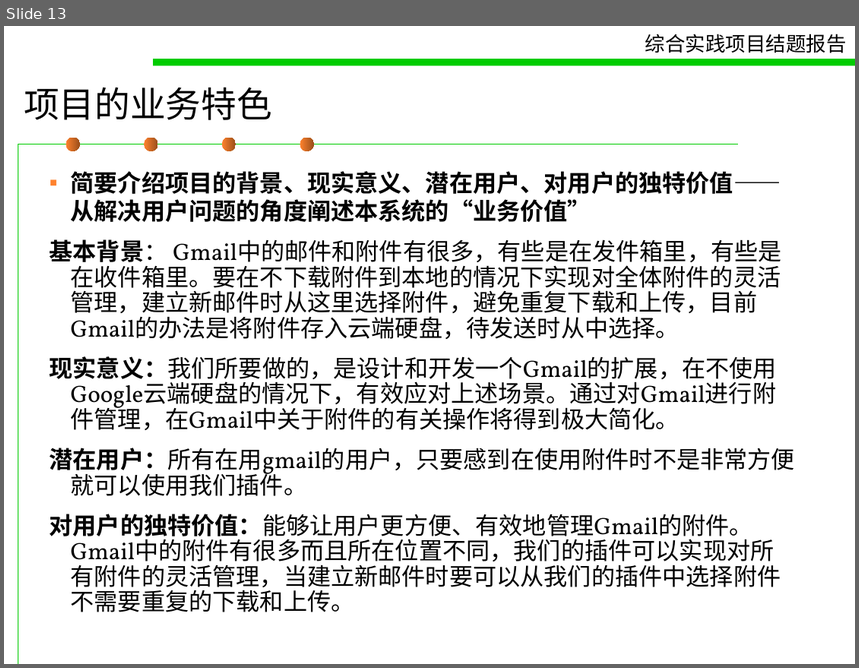
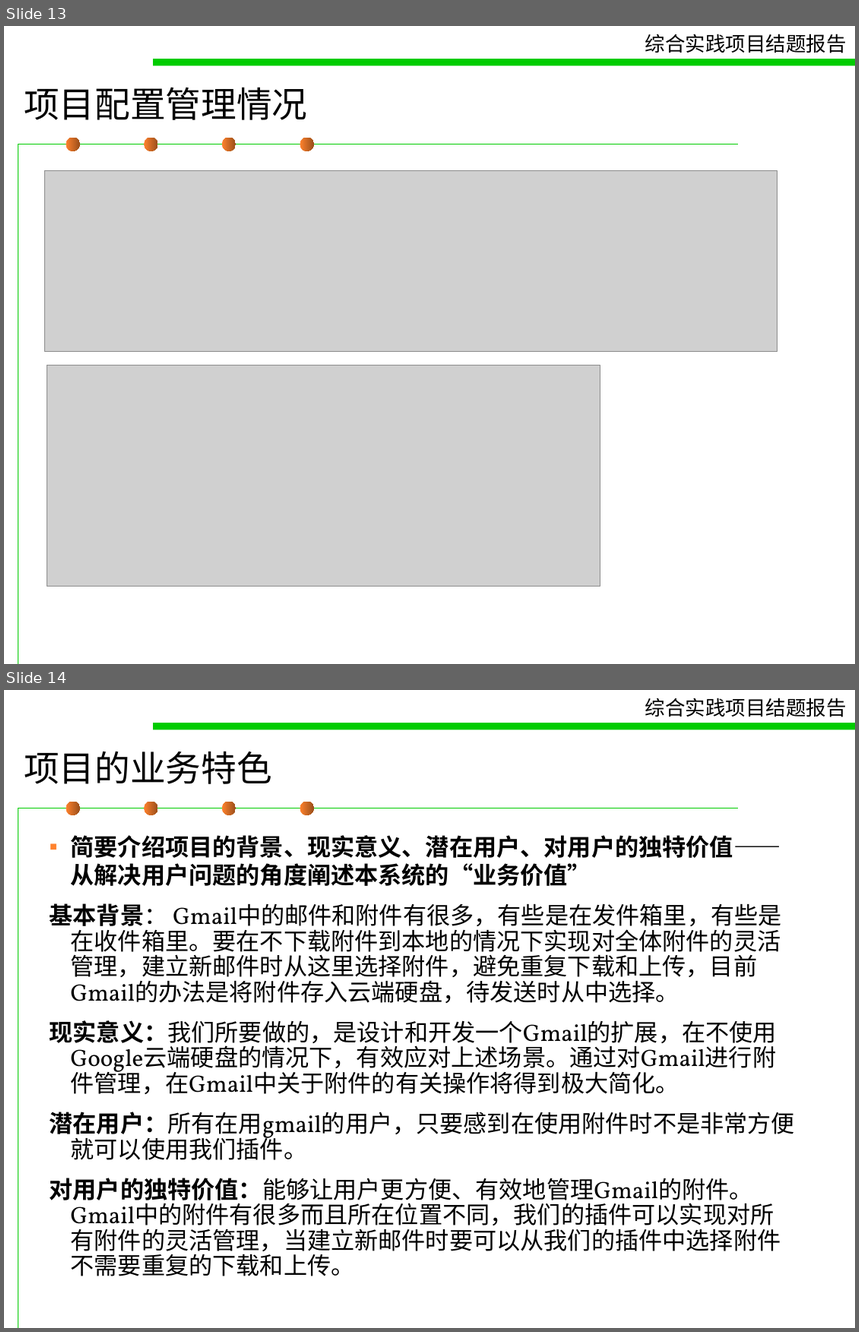
Before and after one commit to pokerG/Gmail-attachment-extension, a slide deck: doc/concludingreport.ppt. Shown one above the other, each under a label of ours: slide 13 before the commit, slides 13 and 14 after it. The pictures are 859x668 and 859x1332 pixels, drawn with LibreOffice and Linux fonts; fonts in the diff are those of the drawing; grey boxes stand for pictures. Boxes give left, top, right and bottom in pixels: in the first picture for what was removed or moved away, otherwise in the second. Text is boxed around its words. In the diff, an @@ line names an element or a change of style, - is before the commit and + after.

Commit message:
change

```diff
--- a/doc/concludingreport.ppt
+++ b/doc/concludingreport.ppt
@@ slide 13 added at [4, 26, 855, 664], background #FFFFFF; not listed: 7 template elements that a slide beside it also shows @@
@@ text added at [24, 87, 307, 120], 30 pt, text #000000 @@
+项目配置管理情况
@@ picture added at [45, 170, 777, 351] @@
@@ picture added at [47, 366, 600, 587] @@
@@ what was slide 13 is now slide 14 @@
```
Also in this commit, not shown: 1 slide changed.
